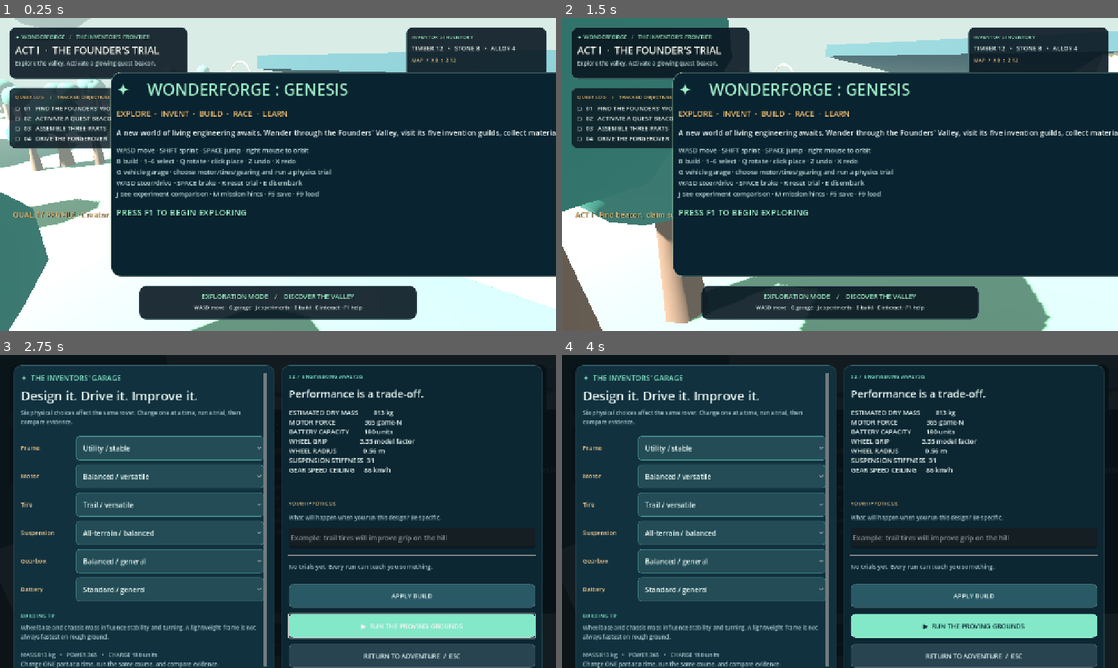
Above: before the commit, frames 1-4 (two rows, left to right).
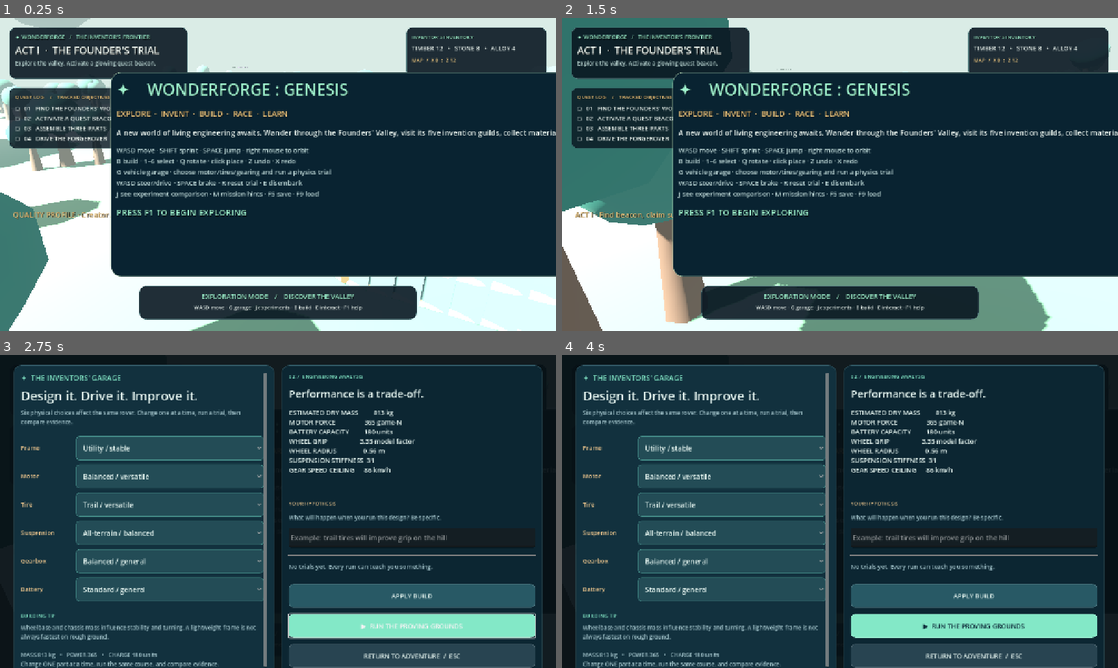
Above: after the commit, the same moments.

Repository: tms2283/WonderForge
Game: Godot game, scene res://scenes/Main.tscn
Two runs of this game, one before a commit and one after it. Both use one fixed random seed, a clock stepped at 60 frames per second and the inputs below.
Inputs (mouse positions are in pixels of both pictures, inside the frame that each line leads up to):
- Up to frame 1 (0.25 s): no input
- Up to frame 2 (1.5 s): tap F at 0.5, 1.25 s; move the mouse to (962, 158) at 0.52 s; hold D 0.53-1.25 s; tap M at 0.6 s; click (962, 158) at 0.67 s; tap Space at 0.77 s; drag from (728, 190) to (812, 237) at 1.27 s
- Up to frame 3 (2.75 s): tap F at 2 s; move the mouse to (333, 442) at 2.02 s; hold D from 2.03 s (still down); tap G at 2.1 s
- Up to frame 4 (4 s): release D at 2.75 s; click "Utility / stable" at 2.75 s; click "Balanced / versatile" at 3.5 s

The runs differ from the first frame. In frame 1, 2.8% of the frame differs, in the area x 41-100%, y 10-100%; in frame 2, 2.4%; in frame 3, less than 0.1%; in frame 4, less than 0.1%.

Commit message:
feat(genesis): original WIP environment models, engine integration contract, validated asset manifests and agent handoff

Diff:
--- /dev/null
+++ b/godot-genesis/assets/models/asset_manifest.json
@@ -0,0 +1,47 @@
+{
+  "generator": "art_pipeline/generate_original_models.py",
+  "runtime_dependencies": [],
+  "asset_license": "original WonderForge MIT design meshes",
+  "assets": [
+    {
+      "asset": "founders_workshop_creator",
+      "source": "original deterministic procedural art",
+      "preview_status": "work-in-progress authored geo",
+      "quality": "creator_ultra",
+      "nodes": 255,
+      "triangles": 7704,
+      "bytes": 196688,
+      "sha256": "4df410c07796748d593db8f8eee7f1a7f4cba5b3a79fb5d4461460a1eda5fa8a"
+    },
+    {
+      "asset": "astral_observatory_creator",
+      "source": "original deterministic procedural art",
+      "preview_status": "work-in-progress authored geo",
+      "quality": "creator_ultra",
+      "nodes": 70,
+      "triangles": 6464,
+      "bytes": 91732,
+      "sha256": "30a57f39c6e307d2fcd08823857de6563ab3f0d26fc0ef6ad98a333694032f01"
+    },
+    {
+      "asset": "founders_workshop_explorer",
+      "source": "original deterministic procedural art",
+      "preview_status": "work-in-progress authored geo",
+      "quality": "explorer",
+      "nodes": 157,
+      "triangles": 3376,
+      "bytes": 109860,
+      "sha256": "d0beffb1c930c4330da6c59bcefd8d52da5eaee468cbef63c5e2b66947c9c6b5"
+    },
+    {
+      "asset": "astral_observatory_explorer",
+      "source": "original deterministic procedural art",
+      "preview_status": "work-in-progress authored geo",
+      "quality": "explorer",
+      "nodes": 46,
+      "triangles": 2260,
+      "bytes": 44136,
+      "sha256": "91501f4a97f7d1715a07792e0e865234996394d4f394256a4092f95ed704f5f8"
+    }
+  ]
+}
--- a/godot-genesis/scripts/game.gd
+++ b/godot-genesis/scripts/game.gd
@@ -45,6 +45,7 @@
 	landscape = WORLD_SCRIPT.new()
 	landscape.terrain_segments = int(quality_settings["terrain_segments"])
 	landscape.tree_instances = int(quality_settings["tree_instances"])
+	landscape.art_profile = quality_name
 	landscape.name = "FoundersValley"
 	add_child(landscape)
 	player = PLAYER_SCRIPT.new()
--- a/godot-genesis/scripts/world_gen.gd
+++ b/godot-genesis/scripts/world_gen.gd
@@ -6,6 +6,8 @@
 const EXTENT := 95.0
 var terrain_segments: int = 82
 var tree_instances: int = 300
+var art_profile: String = "creator"
+
 var terrain_collision: StaticBody3D
 var landmarks: Array[Dictionary] = []
 
@@ -139,27 +141,51 @@
 func _register(name: String, x: float, z: float, kind: String, description: String, reward: String) -> void:
 	landmarks.append({"name": name, "position": Vector3(x, height_at(x, z) + 1.2, z), "kind": kind, "description": description, "reward": reward})
 
+func _place_original_model(stem: String, at: Vector3) -> bool:
+	# Signed-off original glTF model assets, with independent low/desktop mesh
+	# variants. Godot imports these GLBs as PackedScenes at editor import time.
+	var tier := "explorer" if art_profile == "explorer" else "creator"
+	var path := "res://assets/models/%s_%s.glb" % [stem,tier]
+	if not ResourceLoader.exists(path): return false
+	var scene: PackedScene = load(path) as PackedScene
+	if scene == null: return false
+	var art: Node3D = scene.instantiate() as Node3D
+	if art == null: return false
+	art.name = "OriginalArt_%s_%s" % [stem,tier]
+	art.position = at
+	add_child(art)
+	return true
+
+func _sign(text_value: String, at: Vector3, color: Color) -> void:
+	var label := Label3D.new()
+	label.text = text_value
+	label.font_size = 33
+	label.pixel_size = 0.009
+	label.billboard = BaseMaterial3D.BILLBOARD_ENABLED
+	label.modulate = color
+	label.position = at
+	add_child(label)
+
 func _make_workshop(where: Vector2) -> void:
 	var x := where.x; var z := where.y; var y := height_at(x, z)
-	_box(Vector3(x, y + 0.28, z), Vector3(14, 0.6, 11), Color("9e9580"), "FoundersCourtyard")
-	_box(Vector3(x, y + 3.15, z - 4.6), Vector3(12, 6.0, 1.4), Color("d4c2a2"), "WorkshopNorthWall")
-	_box(Vector3(x - 5.8, y + 3.15, z), Vector3(1.2, 6, 10), Color("d4c2a2"), "WorkshopSide")
-	_box(Vector3(x + 5.8, y + 3.15, z), Vector3(1.2, 6, 10), Color("d4c2a2"), "WorkshopSide")
-	var roof := _box(Vector3(x, y + 6.9, z - 0.4), Vector3(13.2, 0.6, 11.3), Color("355967"), "Workshop_IndustrialCopperRoof")
-	roof.rotation.z = -0.08
-	for i in range(5):
-		_box(Vector3(x - 4.8 + i * 2.4, y + 0.82, z + 1.2), Vector3(0.18, 0.2, 5.0), Color("e7c77d"), "WorkshopFloorEngineeringGrids")
+	if not _place_original_model("founders_workshop",Vector3(x,y,z)):
+		# Editor import unavailable: blockout falls back without crashing.
+		_box(Vector3(x,y+0.28,z),Vector3(14,0.6,11),Color("aab0a2"),"WorkshopFallbackFoundation")
+		_box(Vector3(x,y+3.2,z-4.6),Vector3(12,6,1.4),Color("d4c2a2"),"WorkshopFallbackWall")
+	_sign("FOUNDERS' WORKSHOP  /  G: ENGINEER A ROVER",Vector3(x,y+9.8,z+5.5),Color("ebdbb0"))
 	_make_beacon(x - 7.5, z + 7.4, Color("ffcf7b"))
 	_register("The Founders' Workshop", x, z + 7.3, "workshop", "Design your first working bridge. Collect parts, test a prototype, and revise your design.", "Timber x12")
 
 func _make_observatory(where: Vector2) -> void:
 	var x := where.x; var z := where.y; var y := height_at(x, z)
-	_cylinder(Vector3(x, y + 2.0, z), 7.2, 4, Color("d6c9b0"), "AstralLibraryFoundation", 24)
-	_cylinder(Vector3(x, y + 6.9, z), 5.2, 6.4, Color("4c6775"), "AstralObservatoryDome", 18)
-	var ring := TorusMesh.new()
-	ring.inner_radius = 4.3; ring.outer_radius = 4.9
-	var portal := _object(ring, Vector3(x, y + 12, z), Color("efd19a"), "CelestialOrreryRing")
-	portal.rotation.x = PI * 0.52
+	if not _place_original_model("astral_observatory",Vector3(x,y,z)):
+		_cylinder(Vector3(x,y+2.0,z),7.2,4,Color("d6c9b0"),"AstralLibraryFallback",24)
+		var ring := TorusMesh.new()
+		ring.inner_radius = 4.3
+		ring.outer_radius = 4.9
+		var portal := _object(ring,Vector3(x,y+12,z),Color("efd19a"),"CelestialOrreryFallback")
+		portal.rotation.x = PI*0.52
+	_sign("ASTRAL OBSERVATORY  /  LOOK UP",Vector3(x,y+15,z),Color("d5c1f3"))
 	_make_beacon(x + 8, z + 4, Color("c0a1ff"))
 	_register("Celestial Observatory", x + 8, z + 4, "astronomy", "Map a star path. Use angles, observation, and logic to guide a skyship.", "Stardust x6")
 
--- /dev/null
+++ b/godot-genesis/tests/runtime_smoke.gd
@@ -0,0 +1,96 @@
+extends SceneTree
+
+# Actual Godot-engine game-system test. Never substitute static text checks.
+# Execute: godot --headless --path . --script res://tests/runtime_smoke.gd
+const MODEL := preload("res://scripts/rover_blueprint.gd")
+const ROVER := preload("res://scripts/vehicle.gd")
+const GARAGE := preload("res://scripts/rover_garage.gd")
+const COURSE := preload("res://scripts/trial_course.gd")
+const JOURNAL := preload("res://scripts/engineering_journal.gd")
+const BUILD := preload("res://scripts/world_builder.gd")
+var errors: Array[String] = []
+
+func _initialize() -> void:
+	call_deferred("_run")
+
+func _check(value: bool, message: String) -> void:
+	if not value:
+		errors.append(message)
+		push_error("WF ENGINE TEST FAIL: " + message)
+
+func _run() -> void:
+	var original := MODEL.DEFAULT.duplicate(true)
+	var high_torque := original.duplicate(true)
+	high_torque["motor"] = "torque"
+	high_torque["gearbox"] = "climb"
+	var light := original.duplicate(true)
+	light["frame"] = "racer"
+	light["battery"] = "light"
+	_check(MODEL.strict_valid(original),"factory blueprint validates")
+	_check(MODEL.stats(high_torque)["engine_force"] > MODEL.stats(original)["engine_force"],"motor/gear choices change force")
+	_check(MODEL.stats(light)["mass_kg"] < MODEL.stats(original)["mass_kg"],"frame/battery choices change mass")
+	_check(MODEL.clean({"motor":"NOT_A_MOTOR"})["motor"] == "balanced","untrusted config is sanitized")
+	_check(not MODEL.strict_valid({"schema":MODEL.SCHEMA}),"incomplete blueprint is rejected")
+
+	var test_root := Node3D.new()
+	test_root.name = "SimulationContractTest"
+	root.add_child(test_root)
+	var rover := ROVER.new()
+	test_root.add_child(rover)
+	await process_frame
+	_check(rover.all_wheels.size()==4,"rover has four physics wheels")
+	rover.apply_build(high_torque)
+	_check(absf(rover.mass-MODEL.stats(high_torque)["mass_kg"])<0.01,"blueprint drives rigidbody mass")
+	rover.apply_build(light)
+	_check(absf(rover.all_wheels[0].wheel_radius-MODEL.stats(light)["wheel_radius_m"])<0.01,"blueprint drives actual wheel radius")
+
+	var builder := BUILD.new()
+	test_root.add_child(builder)
+	await process_frame
+	builder.set_active(true)
+	builder.ghost.global_position=Vector3(2,1,2)
+	builder.preview_legal=true
+	_check(builder.place(),"builder places collision-backed part")
+	_check(builder.placed.size()==1 and builder.parts_root.get_child_count()==1,"world stores construction piece")
+	_check(builder.undo_last()==0 and builder.placed.is_empty(),"world building undo")
+	_check(builder.redo_last() and builder.placed.size()==1,"world building redo")
+
+	var garage := GARAGE.new()
+	test_root.add_child(garage)
+	await process_frame
+	garage.open_garage(high_torque)
+	_check(garage.active and garage.visible,"garage opens as usable interface")
+	_check(garage.selectors.size()==6,"six actual editable engineering choices")
+	garage.close_garage()
+	_check(not garage.visible,"garage closes cleanly")
+
+	var course := COURSE.new()
+	test_root.add_child(course)
+	await process_frame
+	var arrived: Array[Dictionary] = []
+	course.run_completed.connect(func(report: Dictionary) -> void: arrived.append(report))
+	course.start_trial(original,"Trail wheels should maintain grip")
+	for gate in COURSE.GATE_COORDS:
+		course.update_drive(Vector3(gate.x,0,gate.y),{"peak_speed_kmh":21.5,"distance_m":150.0,"charge_percent":61.2,"wheel_contact":4},1.2)
+	_check(not course.active and arrived.size()==1,"six checkpoint course completes in order")
+	if not arrived.is_empty():
+		_check(float(arrived[0]["time_s"])>0,"actual elapsed trial time recorded")
+		var journal := JOURNAL.new()
+		_check(journal.valid_record(arrived[0]),"journal validates a real trial result")
+		_check(journal.add_result(arrived[0]),"journal persists validated trial")
+		journal.load_records()
+		_check(not journal.records.is_empty(),"journal survives reload")
+		var improved := arrived[0].duplicate(true)
+		improved["time_s"] = 5.0
+		improved["blueprint"] = high_torque
+		_check(journal.add_result(improved),"second experiment persists")
+		_check(journal.compare_last_two().contains("motor") or journal.compare_last_two().contains("design variables"),"comparison describes changed variables")
+
+	test_root.queue_free()
+	await process_frame
+	if errors.is_empty():
+		print("WF ENGINE CONTRACT PASS: blueprint stats, four-wheel physics, builder undo/redo, garage, six gates, journal")
+		quit(0)
+	else:
+		printerr("WF ENGINE CONTRACT FAIL: ", errors)
+		quit(1)
Not shown, changed: godot-genesis/AGENTS.md
Not shown, added: godot-genesis/docs/IMPLEMENTATION-STATUS-v0.3.md
Not shown, added: godot-genesis/docs/LOCAL-AGENT-HANDOFF-v0.3.md
